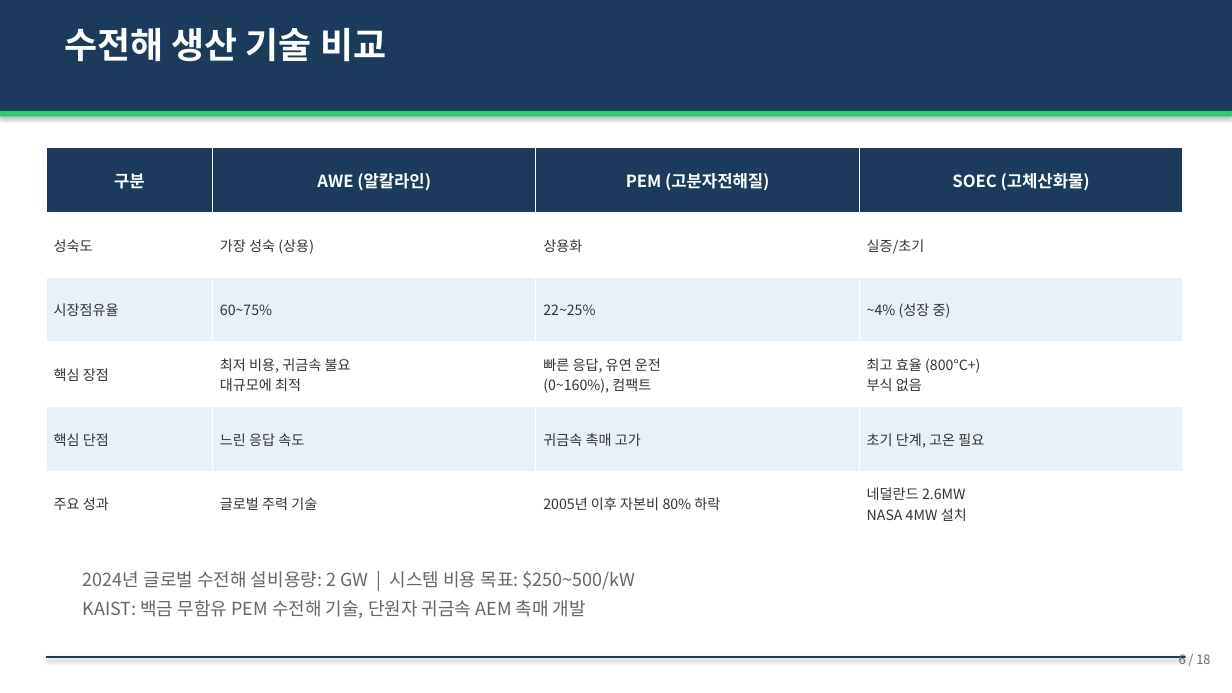
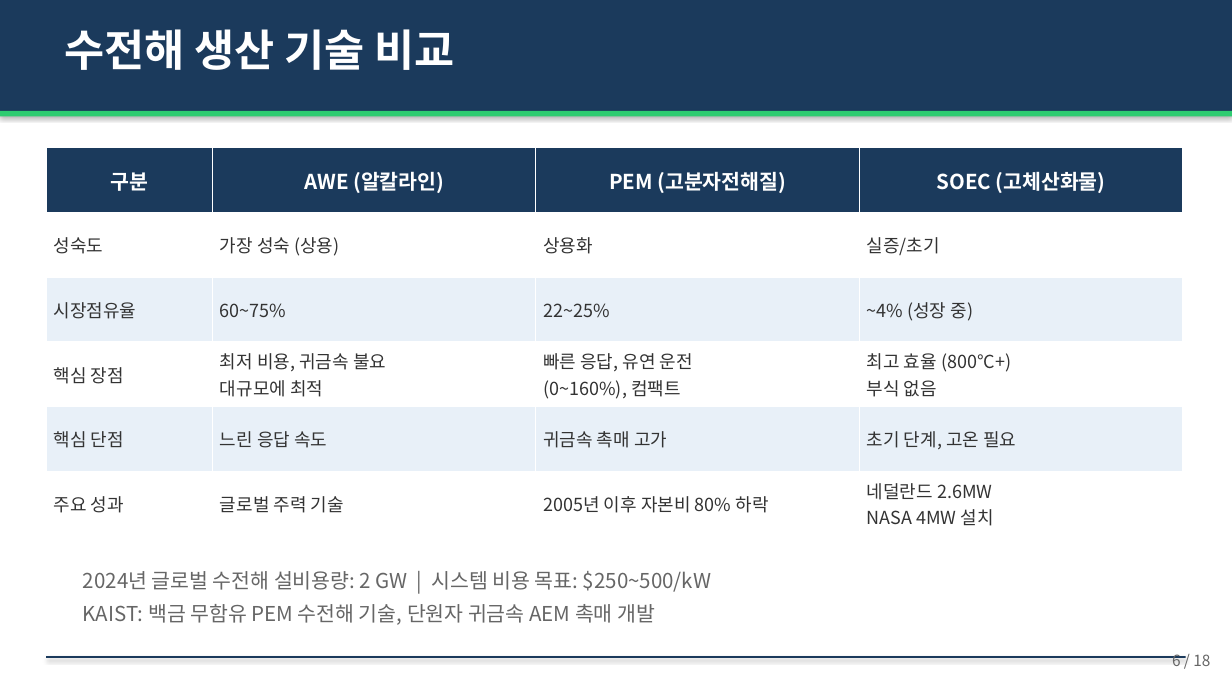
Before and after one commit to hpark1947/Hydrogen, a slide deck: slide 6 of Prompts/수소에너지_발표자료.pptx. Drawn at 1232x693 pixels with LibreOffice and Linux fonts; fonts in the diff are those of the drawing. Boxes give left, top, right and bottom in pixels: in the first picture for what was removed or moved away, otherwise in the second. Text is boxed around its words. In the diff, an @@ line names an element or a change of style, - is before the commit and + after.

```diff
--- a/Prompts/수소에너지_발표자료.pptx
+++ b/Prompts/수소에너지_발표자료.pptx
@@ text "수전해 생산 기술 비교" at (64,29,455,70): size 28 to 34 pt @@
@@ table at (46,148,1183,536) @@
@@ size 13 to 16 pt in "구분", "AWE (알칼라인)", "PEM (고분자전해질)", "SOEC (고체산화물)" @@
@@ size 11 to 14 pt in "성숙도", "가장 성숙 (상용)", "상용화", "실증/초기" and 16 more places @@
@@ text "2024년 글로벌 수전해 설비용량: 2 ..." at (83,571,711,625): size 14 to 16 pt @@
@@ text "6 / 18" at (1172,654,1210,666): size 10 to 12 pt @@
```
Also in this commit, not shown: 17 other slides changed, 1 other file.
